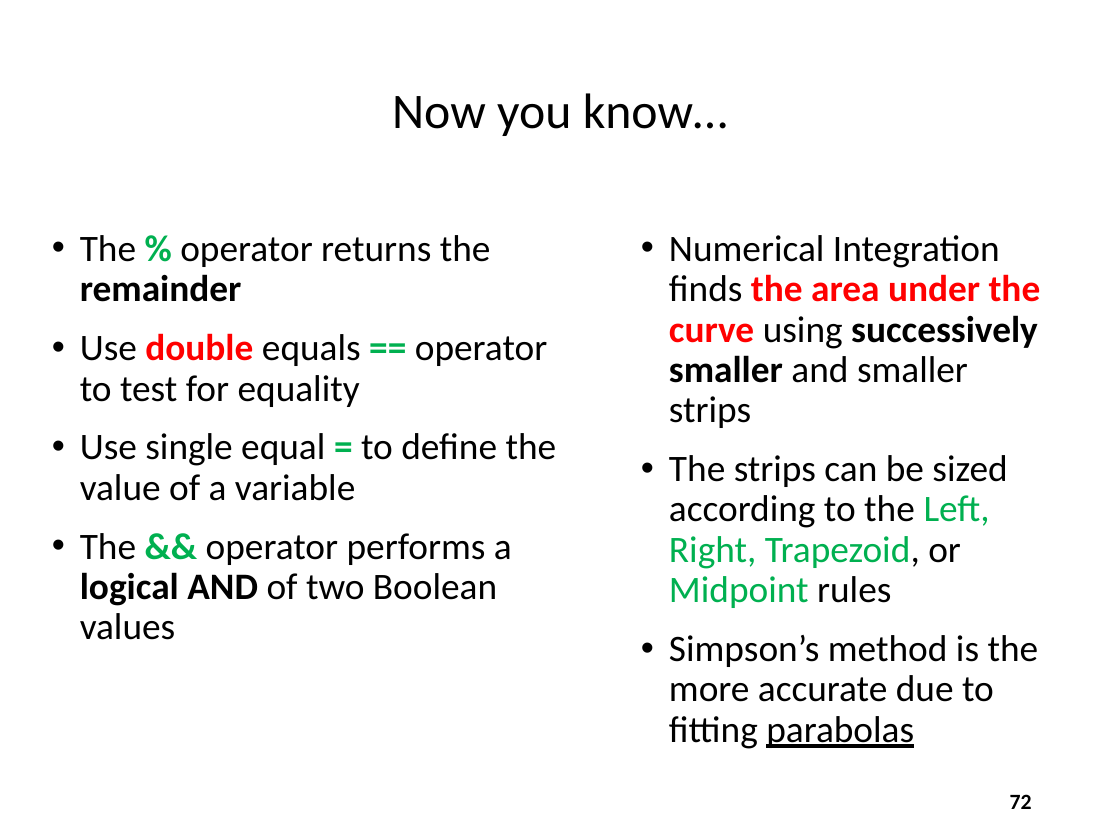
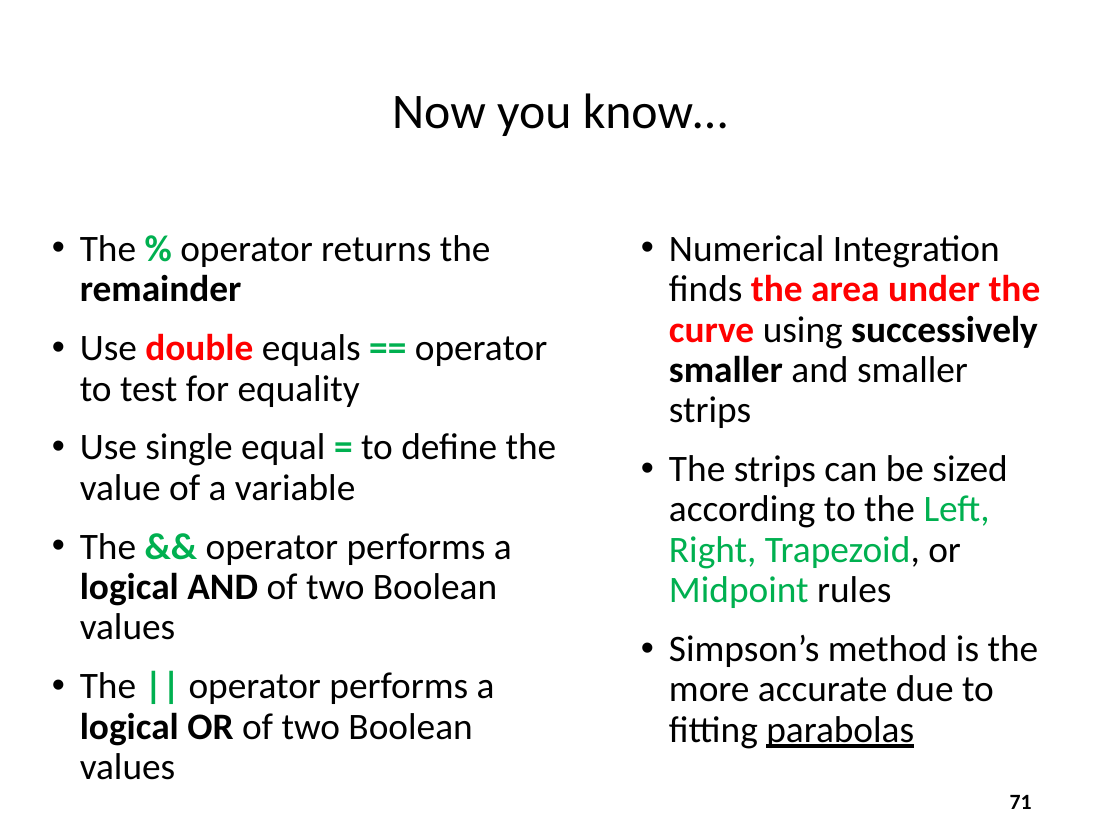
Before and after one commit to dbiersach/scicomp301-cpp-linux, a slide deck: slide 71 of session03/Session 03 - Loops, Conditionals, Modulus.pptx (slide 72 before the commit). Drawn at 1120x840 pixels with LibreOffice and Linux fonts; fonts in the diff are those of the drawing. Boxes give left, top, right and bottom in pixels: in the first picture for what was removed or moved away, otherwise in the second. Text is boxed around its words. In the diff, an @@ line names an element or a change of style, - is before the commit and + after.

```diff
--- a/session03/Session 03 - Loops, Conditionals, Modulus.pptx
+++ b/session03/Session 03 - Loops, Conditionals, Modulus.pptx
@@ text at (80, 672, 495, 780): paragraph added @@
+• The || operator performs a logical OR of two Boolean values
@@ page number at (1010, 795, 1032, 809): text changed @@
-72
+71
```
Also in this commit, not shown: 11 other slides changed, 1 slide removed, 1 other file.
